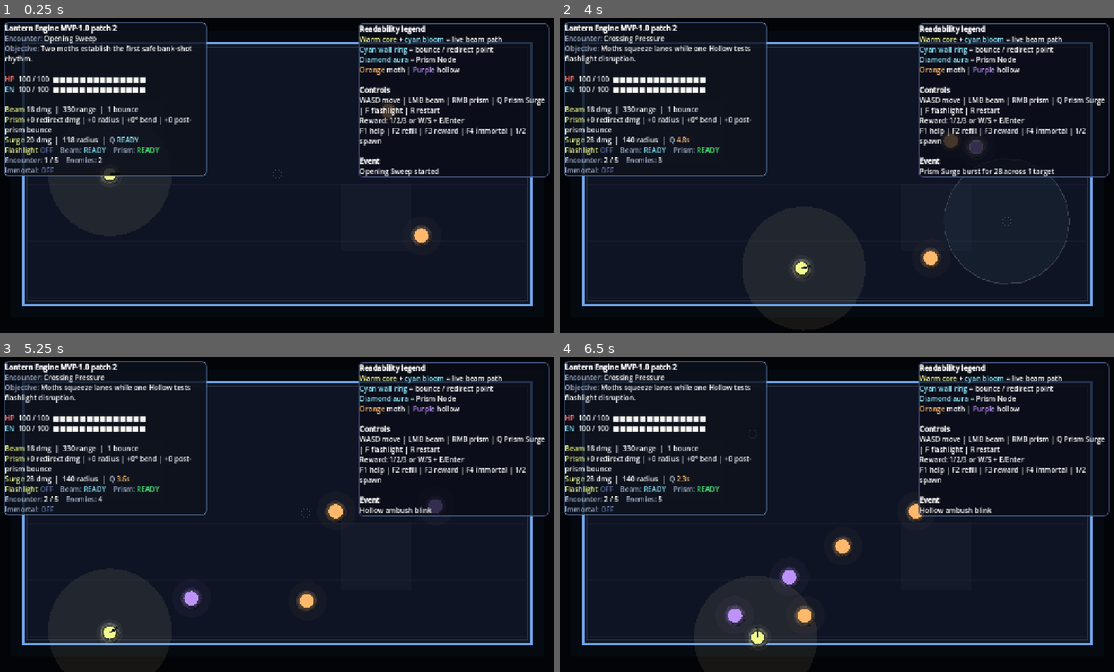
Above: before the commit, frames 1-4 (two rows, left to right).
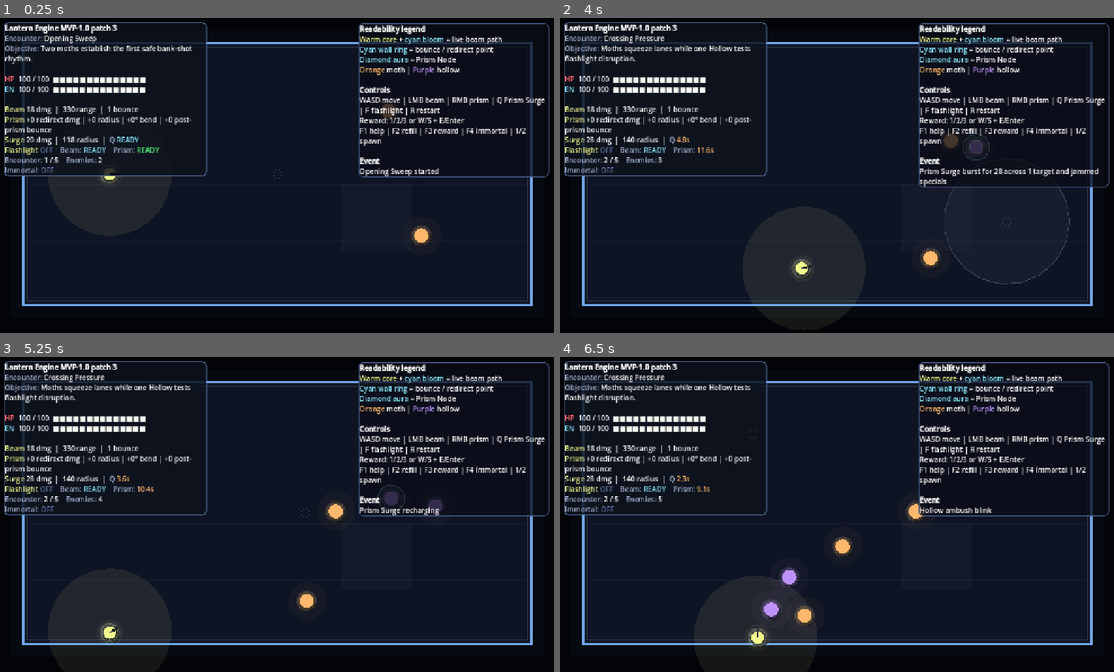
Above: after the commit, the same moments.

Repository: Nopppa/lantern-engine
Game: Godot game, scene res://scenes/main.tscn
Same seed, same stepped clock (60 frames per second), same inputs: the game is played once before the commit and once after it.
Inputs (mouse positions are in pixels of both pictures, inside the frame that each line leads up to):
- Up to frame 1 (0.25 s): no input
- Up to frame 2 (4 s): tap Enter (ui_accept) at 0.5, 0.77, 1.52, 3.02, 3.77 s; move the mouse to (958, 159) at 0.52 s; hold D (move_right) 0.53-1.28 s; tap Q (cast_prism_surge) at 0.6, 1.55, 2.1, 3.05, 3.8 s; move the mouse to (726, 191) at 1.27 s; hold S (move_down) 1.28-2.03 s; click (726, 191) at 1.35 s; move the mouse to (892, 103) at 2.02 s; hold D (move_right) 2.03-2.78 s; move the mouse to (809, 238) at 2.77 s; hold R (grant_upgrade) 2.78-3.53 s; tap E (interact) at 2.85 s; move the mouse to (1008, 222) at 3.52 s; hold A (move_left) from 3.53 s (still down); right-click (1008, 222) at 3.6 s
- Up to frame 3 (5.25 s): move the mouse to (105, 464) at 4.27 s; tap Q (quick_refill) at 4.35 s; tap Enter (ui_accept) at 4.52 s; tap Q (cast_prism_surge) at 4.55 s; move the mouse to (304, 514) at 5.02 s; release A (move_left) at 5.03 s; hold S (move_down) from 5.03 s (still down); tap 2 (spawn_hollow) at 5.1 s
- Up to frame 4 (6.5 s): tap Q (cast_prism_surge) at 5.3, 6.05 s; move the mouse to (753, 432) at 5.77 s; release S (move_down) at 5.78 s; hold D (move_right) from 5.78 s (still down); tap 1 (spawn_moth) at 5.85 s; tap Enter (ui_accept) at 6.02 s

The runs differ from the first frame. In frame 1, less than 0.1% of the frame differs, in the area x 20-22%, y 2-5%; in frame 2, 0.6%, in the area x 20-100%, y 2-54%; in frame 3, 0.6%; in frame 4, 0.4%.

Commit message:
v0.4.2: fix prism readiness and jam surge specials

Diff:
--- a/scripts/data/skill_defs.gd
+++ b/scripts/data/skill_defs.gd
@@ -5,12 +5,13 @@
 	"id": "prism_surge",
 	"title": "Prism Surge",
 	"control": "Q",
-	"summary": "Collapse the active Prism Node into a radial burst that damages and shoves nearby enemies.",
+	"summary": "Collapse the active Prism Node into a radial burst that damages, shoves, and jams enemy special abilities for a short duration.",
 	"cooldown": 6.0,
 	"damage": 20.0,
 	"radius": 118.0,
 	"push_distance": 96.0,
-	"energy_refund_on_hit": 8.0
+	"energy_refund_on_hit": 8.0,
+	"special_lock_duration": 2.2
 }
 
 static func get_skill(id: String) -> Dictionary:
--- a/scripts/gameplay/encounter_controller.gd
+++ b/scripts/gameplay/encounter_controller.gd
@@ -50,9 +50,9 @@
 	if type == "moth":
 		sprite.polygon = PackedVector2Array([Vector2(-14, 0), Vector2(0, -10), Vector2(14, 0), Vector2(0, 10)])
 		sprite.color = Color("ffb86c")
-		run.enemies.append({"node": node, "type": type, "hp": 24.0, "speed": 116.0, "radius": 16.0, "contact_damage": 14.0, "alive": true, "flash": 0.0, "death_timer": 0.0, "attack_timer": 0.0})
+		run.enemies.append({"node": node, "type": type, "hp": 24.0, "speed": 116.0, "radius": 16.0, "contact_damage": 14.0, "alive": true, "flash": 0.0, "death_timer": 0.0, "attack_timer": 0.0, "special_lock_timer": 0.0})
 	else:
 		sprite.polygon = PackedVector2Array([Vector2(-12, -12), Vector2(12, -12), Vector2(12, 12), Vector2(-12, 12)])
 		sprite.color = Color("bd93f9")
-		run.enemies.append({"node": node, "type": type, "hp": 34.0 …(88 unchanged characters)… eath_timer": 0.0, "attack_timer": 1.3, "revealed_by_light": false, "shimmer_time …(215 unchanged characters)…
+		run.enemies.append({"node": node, "type": type, "hp": 34.0 …(88 unchanged characters)… eath_timer": 0.0, "attack_timer": 1.3, "special_lock_timer": 0.0, "revealed_by_light": false, "shimmer_time …(215 unchanged characters)…
 	node.add_child(sprite)
--- a/scripts/gameplay/enemy_controller.gd
+++ b/scripts/gameplay/enemy_controller.gd
@@ -7,6 +7,7 @@
 			_tick_dead_enemy(enemy, delta)
 			continue
 		enemy["flash"] = max(enemy["flash"] - delta, 0.0)
+		enemy["special_lock_timer"] = max(float(enemy.get("special_lock_timer", 0.0)) - delta, 0.0)
 		var to_player: Vector2 = run.player_pos - enemy["node"].position
 		var dir := _safe_direction_from_player(to_player)
 		if enemy["type"] == "moth":
@@ -74,8 +75,12 @@
 
 static func _update_hollow_active(run: RunScene, enemy: Dictionary, dir: Vector2, in_light: bool, delta: float) -> void:
 	enemy["attack_timer"] -= delta
+	var special_lock_timer: float = float(enemy.get("special_lock_timer", 0.0))
 	if enemy["attack_timer"] <= 0.0:
-		if in_light:
+		if special_lock_timer > 0.0:
+			enemy["attack_timer"] = min(0.2, special_lock_timer)
+			run.last_event = "Hollow blink jammed by Prism Surge"
+		elif in_light:
 			enemy["blink_winding_up"] = true
 			enemy["blink_windup"] = 0.4
 			run.last_event = "Hollow struggling to blink..."
--- a/scripts/gameplay/skill_controller.gd
+++ b/scripts/gameplay/skill_controller.gd
@@ -26,6 +26,7 @@
 			continue
 		hit_count += 1
 		enemy["hp"] -= run.prism_surge_damage
+		enemy["special_lock_timer"] = max(float(enemy.get("special_lock_timer", 0.0)), run.prism_surge_special_lock_duration)
 		RunSummary.note_damage_dealt(run, run.prism_surge_damage)
 		enemy["flash"] = 0.35
 		var push_dir: Vector2 = (enemy["node"].position - origin).normalized()
@@ -33,7 +34,7 @@
 			push_dir = Vector2.RIGHT.rotated(randf() * TAU)
 		enemy["node"].position = (enemy["node"].position + push_dir * run.prism_surge_push_distance).clamp(run.ARENA_RECT.position + Vector2(enemy["radius"], enemy["radius"]), run.ARENA_RECT.end - Vector2(enemy["radius"], enemy["radius"]))
 		if enemy["type"] == "hollow":
-			enemy["attack_timer"] = max(float(enemy.get("attack_timer", 0.0)), 1.4)
+			enemy["attack_timer"] = max(float(enemy.get("attack_timer", 0.0)), run.prism_surge_special_lock_duration)
 			enemy["blink_winding_up"] = false
 			enemy["blink_transiting"] = false
 			enemy["shimmer_timer"] = max(float(enemy.get("shimmer_timer", 0.0)), 0.45)
@@ -55,6 +56,6 @@
 	RunSummary.note_skill_cast(run, "prism_surge")
 	SfxController.play(run, "beam")
 	if hit_count > 0:
-		run.last_event = "Prism Surge burst for %.0f across %d target%s" % [run.prism_surge_damage, hit_count, "" if hit_count == 1 else "s"]
+		run.last_event = "Prism Surge burst for %.0f across %d target%s and jammed specials" % [run.prism_surge_damage, hit_count, "" if hit_count == 1 else "s"]
 	else:
 		run.last_event = "Prism Surge discharged with no target in the blast"
--- a/scripts/run_scene.gd
+++ b/scripts/run_scene.gd
@@ -25,7 +25,7 @@
 const BEAM_OFFSET := 4.0
 const PRISM_RADIUS := 18.0
 const PRISM_REDIRECT_ANGLE := 55.0
-const BUILD_LABEL := "MVP-1.0 patch 2"
+const BUILD_LABEL := "MVP-1.0 patch 3"
 
 var player_hp := 100.0
 var player_max_hp := 100.0
@@ -49,6 +49,7 @@
 var prism_surge_radius := 118.0
 var prism_surge_push_distance := 96.0
 var prism_surge_energy_refund_on_hit := 8.0
+var prism_surge_special_lock_duration := 2.2
 var prism_node: Node2D
 var player_velocity := Vector2.ZERO
 var player_speed := 285.0
@@ -135,6 +136,7 @@
 	prism_surge_radius = float(prism_surge.get("radius", 118.0))
 	prism_surge_push_distance = float(prism_surge.get("push_distance", 96.0))
 	prism_surge_energy_refund_on_hit = float(prism_surge.get("energy_refund_on_hit", 8.0))
+	prism_surge_special_lock_duration = float(prism_surge.get("special_lock_duration", 2.2))
 
 func _make_panel_style(bg: Color, border: Color, border_width: int = 2, radius: int = 8) -> StyleBoxFlat:
 	var style := StyleBoxFlat.new()
@@ -410,7 +412,7 @@
 
 func _update_ui() -> void:
 	var beam_ready := "[color=#8be9fd]READY[/color]" if beam_timer <= 0.0 else "[color=#ffb86c]%.2fs[/color]" % beam_timer
-	var prism_state := "[color=#8be9fd]ACTIVE %.1fs[/color]" % prism_timer if prism_node else "[color=#50fa7b]READY[/color]"
+	var prism_state := "[color=#8be9fd]ACTIVE %.1fs[/color]" % prism_timer if prism_node else ("[color=#ffb86c]%.1fs[/color]" % prism_timer if prism_timer > 0.0 else "[color=#50fa7b]READY[/color]")
 	var surge_state := "[color=#8be9fd]READY[/color]" if prism_surge_timer <= 0.0 else "[color=#ffb86c]%.1fs[/color]" % prism_surge_timer
 	var current_encounter := _current_encounter()
 	var encounter_title := String(current_encounter.get("title", "Encounter"))
@@ -529,6 +531,9 @@
 			draw_circle(enemy["node"].position, enemy["radius"] + 20.0, Color(1.0, 0.5, 0.3, 0.22 * flicker))
 			draw_arc(enemy["node"].position, enemy["radius"] + 16.0 * flicker2, 0.0, TAU, 16, Color(1.0, 0.85, 0.4, 0.65 * flicker), 3.0)
 			draw_arc(enemy["node"].position, enemy["radius"] + 8.0, 0.0, TAU, 12, Color(1.0, 0.3, 0.2, 0.4 * flicker2), 2.0)
+		if float(enemy.get("special_lock_timer", 0.0)) > 0.0:
+			draw_arc(enemy["node"].position, enemy["radius"] + 14.0, 0.0, TAU, 24, Color(0.62, 0.94, 1.0, 0.65), 2.5)
+			draw_circle(enemy["node"].position, enemy["radius"] + 10.0, Color(0.62, 0.94, 1.0, 0.08))
 		# Flashlight reveal shimmer for hollows
 		var is_revealed: bool = bool(enemy.get("revealed_by_light", false)) or float(enemy.get("shimmer_timer", 0.0)) > 0.0
 		if enemy["type"] == "hollow" and is_revealed:
Not shown, changed: CHANGELOG.md
Not shown, changed: README.md
Not shown, changed: VERSION
Not shown, changed: docs/devlog.md
Not shown, changed: docs/run-controls.md
